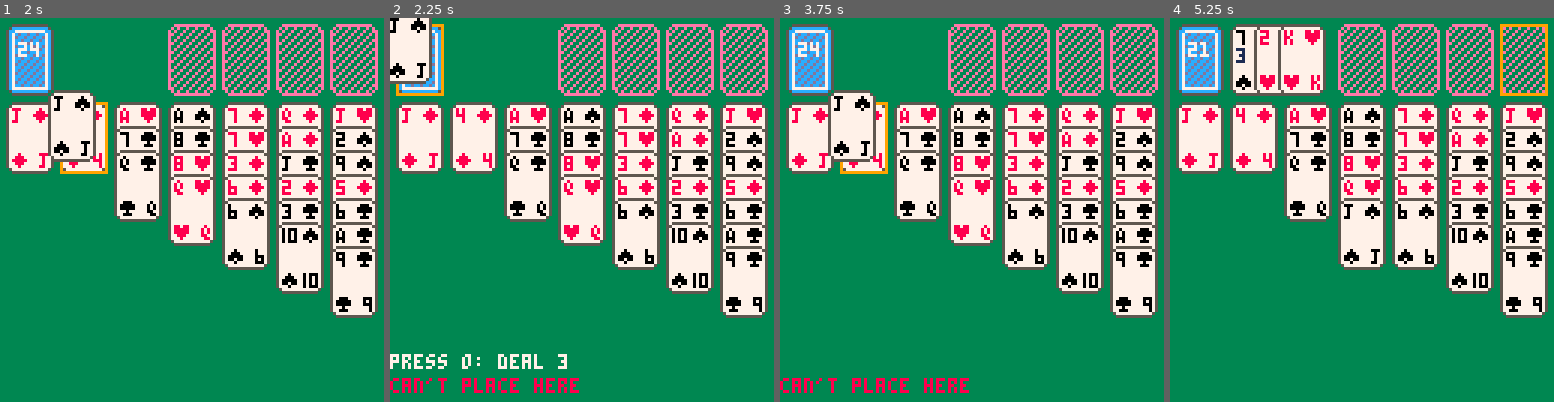
Above: before the commit, frames 1-4 (left to right).
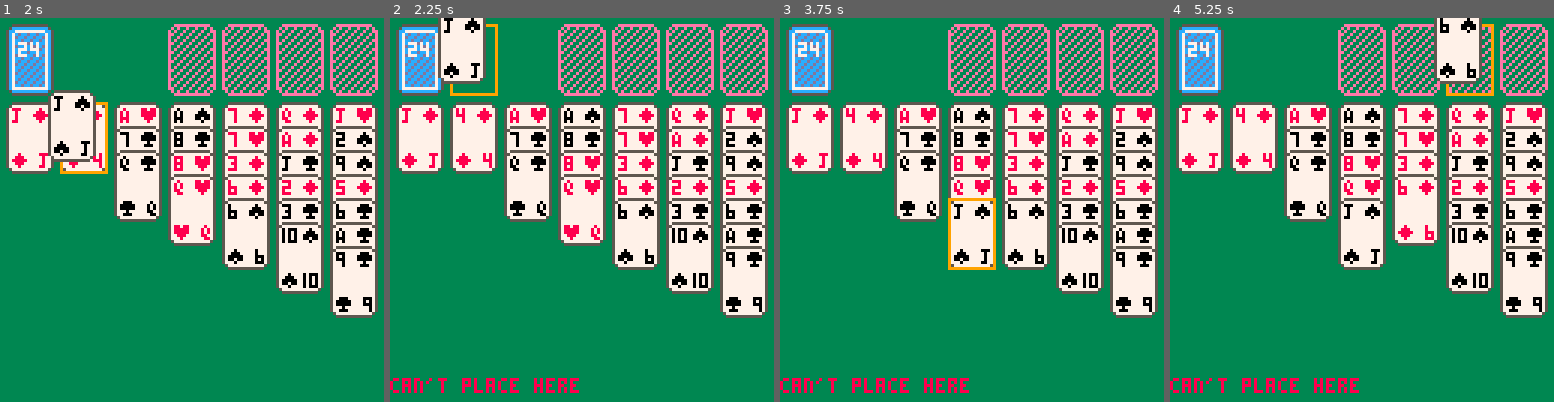
Above: after the commit, the same moments.

Repository: marcus-grant/pico8-kabafuda
Game: PICO-8 cartridge kabafuda.p8
The game is run twice, just before and just after one commit, with the same random seed, the same clock (stepped at 60 frames per second) and the same inputs.
Inputs:
- Up to frame 1 (2 s): tap X (X key) at 0.33, 1.07, 1.85 s; tap O (Z key) at 0.7, 1.7 s; hold Right from 1.6 s (still down)
- Up to frame 2 (2.25 s): release Right at 2.1 s; tap O (Z key) at 2.1 s; hold Up from 2.15 s (still down)
- Up to frame 3 (3.75 s): release Up at 2.42 s; hold Right 2.47-3.03 s; tap O (Z key) every 0.4 s from 2.5 to 3.7 s; tap X (X key) at 2.97 s; hold Left 3.08-3.58 s; hold Down from 3.63 s (still down)
- Up to frame 4 (5.25 s): release Down at 3.97 s; hold Right 4.02-4.68 s; tap X (X key) at 4.08, 5.2 s; tap O (Z key) at 4.1, 4.5, 4.9 s; hold Up 4.73-5.03 s; hold Left from 5.08 s (still down)

Frame 1 is identical in both runs. In frame 2, 4.8% of the frame differs, in the area x 0-47%, y 0-92%; in frame 3, 3.1%; in frame 4, 9.5%, in the area x 0-99%, y 0-98%.

Commit message:
Fix: Complete cursor wrapping & mapping
- Add tableau→top wrapping when pressing down at bottom
- Map tableau positions 2,3 → waste for intuitive movement
- Fix up movement from top area to map to correct tableau
- Implement full vertical position mapping:
  - 1→1 (stock↔tbl1)
  - 2→2,3 (waste↔tbl2/3)
  - 3→4, 4→5, 5→6, 6→7 (foundations↔tableaux)
- Cursor movement now feels natural & predictable

Diff:
--- a/kabafuda.p8
+++ b/kabafuda.p8
@@ -739,7 +739,14 @@
   local tbl=sts.tbl[crs.tbl_i]
   if #tbl == 0 then
    crs.area = "top"
-   crs.top_pos = 1
+   --map empty tbl to nearest
+   if crs.tbl_i == 1 then
+    crs.top_pos = 1 -- 1→stock
+   elseif crs.tbl_i <= 3 then
+    crs.top_pos = 2 -- 2,3→waste
+   else
+    crs.top_pos = crs.tbl_i - 1 -- 4→3,5→4,6→5,7→6
+   end
   elseif #held == 0 then
    --try to expand selection (only when not holding)
    local new_cnt=crs.sel_cnt+1
@@ -750,18 +757,40 @@
    else
     --can't expand,move to top
     crs.area = "top"
-    crs.top_pos = 1
+    --map tbl to nearest top pos
+    if crs.tbl_i == 1 then
+     crs.top_pos = 1 -- 1→stock
+    elseif crs.tbl_i <= 3 then
+     crs.top_pos = 2 -- 2,3→waste
+    else
+     crs.top_pos = crs.tbl_i - 1 -- 4→3,5→4,6→5,7→6
+    end
     crs.sel_cnt = 1
    end
   else
    --holding cards, go to top
    crs.area = "top"
-   crs.top_pos = 1
+   --same mapping when holding
+   if crs.tbl_i == 1 then
+    crs.top_pos = 1 -- 1→stock
+   elseif crs.tbl_i <= 3 then
+    crs.top_pos = 2 -- 2,3→waste
+   else
+    crs.top_pos = crs.tbl_i - 1 -- 4→3,5→4,6→5,7→6
+   end
    crs.sel_cnt = 1
   end
  elseif crs.area == "top" then
-  --wrap to tableau
+  --wrap to tableau bottom
   crs.area = "tbl"
+  --map top to nearest tbl
+  if crs.top_pos == 1 then
+   crs.tbl_i = 1 -- stock→1
+  elseif crs.top_pos == 2 then
+   crs.tbl_i = 2 -- waste→2
+  else
+   crs.tbl_i = crs.top_pos + 1 -- 3→4,4→5,5→6,6→7
+  end
   crs.sel_cnt = 1
  end
 end
@@ -771,15 +800,32 @@
  --would be closer visually
  if crs.area == "top" then
   crs.area = "tbl"
+  -- map top pos to closest tbl
+  if crs.top_pos == 1 then
+   crs.tbl_i = 1 -- stock→1
+  elseif crs.top_pos == 2 then
+   crs.tbl_i = 2 -- waste→2 (or 3)
+  else
+   crs.tbl_i = crs.top_pos + 1 -- 3→4,4→5,5→6,6→7
+  end
   local tbl = sts.tbl[crs.tbl_i]
   crs.sel_cnt = 1
  elseif crs.area == "tbl" then
   local tbl = sts.tbl[crs.tbl_i]
-  if #tbl == 0 then
-   return
-  end
-  --reduce selection to 1
-  if crs.sel_cnt > 1 then
+  if #tbl == 0 or crs.sel_cnt == 1 then
+   --wrap to top when at bottom
+   crs.area = "top"
+   --map tbl to nearest top pos
+   if crs.tbl_i == 1 then
+    crs.top_pos = 1 -- 1→stock
+   elseif crs.tbl_i <= 3 then
+    crs.top_pos = 2 -- 2,3→waste
+   else
+    crs.top_pos = crs.tbl_i - 1 -- 4→3,5→4,6→5,7→6
+   end
+   crs.sel_cnt = 1
+  else
+   --reduce selection
    crs.sel_cnt -= 1
   end
  end
